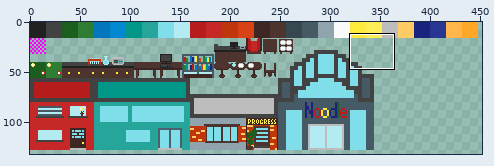
Two versions of one sprite sheet, Sumimasen/core/assets/maps/tileset.png. Above, an overview of the earlier version with the close-up marked.
Close-up. Before the edit:
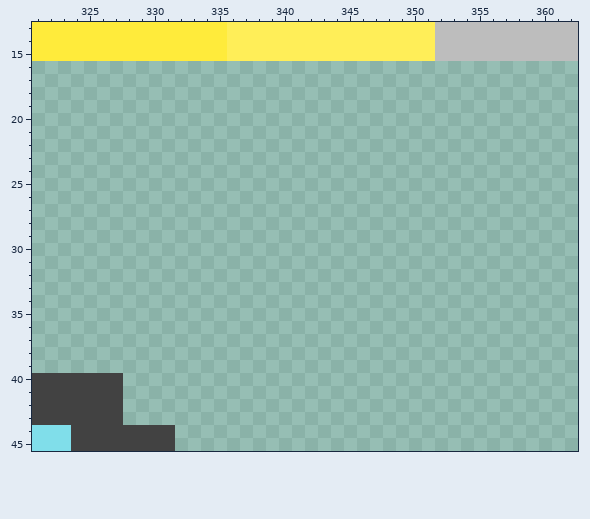
The file is 512x512 pixels. Shown: x 321..362, y 13..45. The wide view leaves out empty margins.
After:
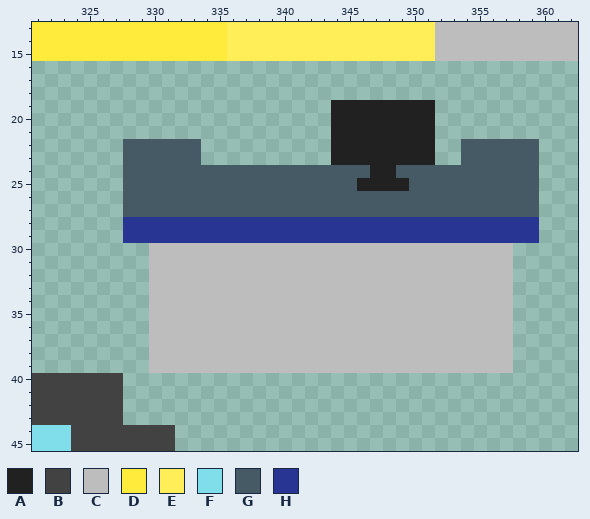
Palette (. is transparent): A #212121  B #424242  C #bdbdbd  D #ffeb3b  E #ffee58  F #80deea  G #455a64  H #283593
Changes in this commit:
y 19..21: x 344..351 ........ -> AAAAAAAA
y 22..23: x 328..333 ...... -> GGGGGG; x 344..351 ........ -> AAAAAAAA; x 354..359 ...... -> GGGGGG
y 24: x 328..359 ................................ -> GGGGGGGGGGGGGGGGGGGAAGGGGGGGGGGG
y 25: x 328..359 ................................ -> GGGGGGGGGGGGGGGGGGAAAAGGGGGGGGGG
y 26..27: x 328..359 ................................ -> GGGGGGGGGGGGGGGGGGGGGGGGGGGGGGGG
y 28..29: x 328..359 ................................ -> HHHHHHHHHHHHHHHHHHHHHHHHHHHHHHHH
y 30..39: x 330..357 ............................ -> CCCCCCCCCCCCCCCCCCCCCCCCCCCC
Where, in picture pixels (left, top, right, bottom), the same in both close-ups:
added: (123, 100, 539, 373)
